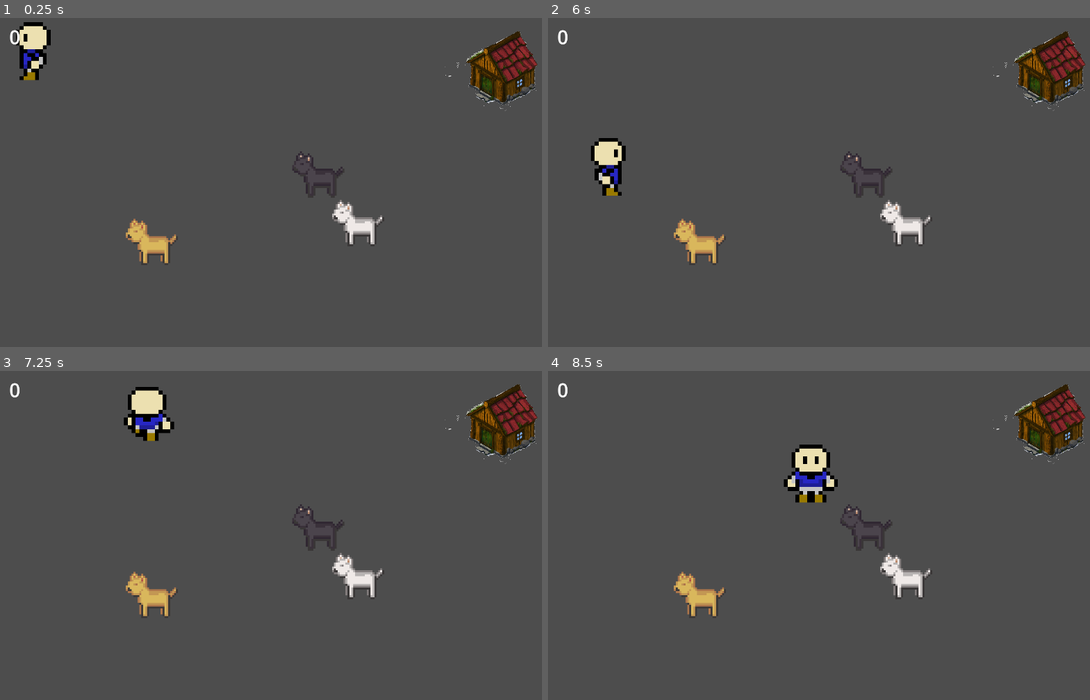
Above: before the commit, frames 1-4 (two rows, left to right).
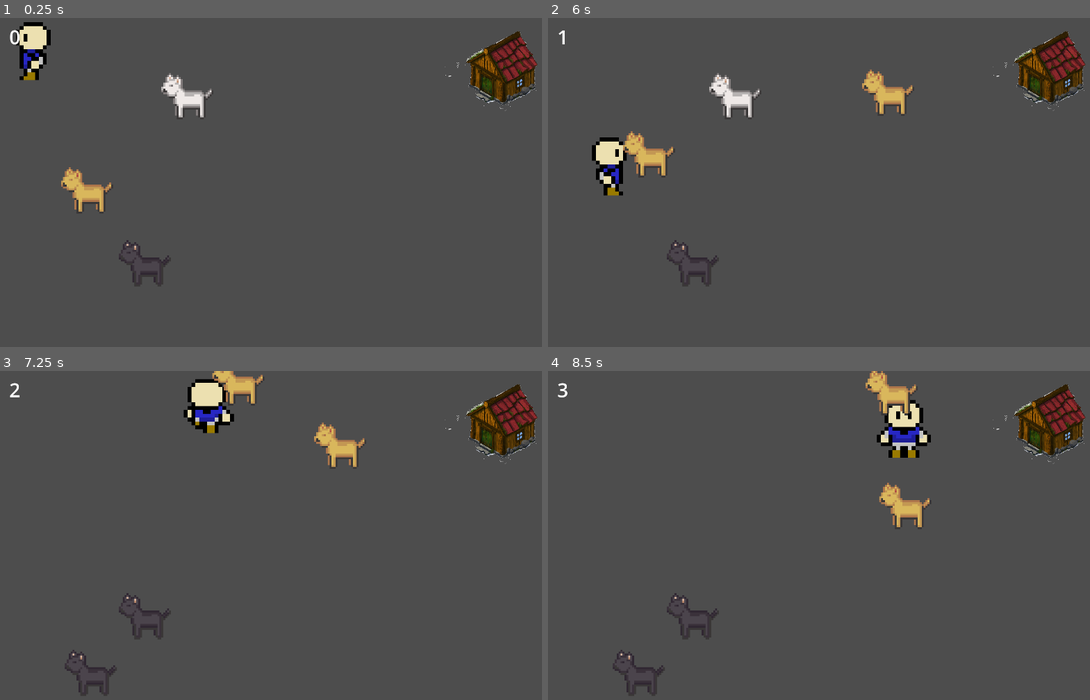
Above: after the commit, the same moments.

Repository: sygi/dog_game
Game: Godot game, scene res://root.tscn
Two runs of this game, one before a commit and one after it. Both use one fixed random seed, a clock stepped at 60 frames per second and the inputs below.
Inputs:
- Up to frame 1 (0.25 s): no input
- Up to frame 2 (6 s): tap Enter at 0.5 s; hold Right (right) 0.53-1.28 s; hold Down (down) 1.28-2.03 s; hold Right (right) 2.03-2.78 s; hold Up (up) 2.78-3.53 s; hold Left (left) 3.53-5.03 s; hold Down (down) 5.03-5.78 s; hold Right (right) from 5.78 s (still down)
- Up to frame 3 (7.25 s): release Right (right) at 6.53 s; hold Up (up) from 6.53 s (still down)
- Up to frame 4 (8.5 s): release Up (up) at 7.28 s; hold Right (right) 7.28-8.03 s; hold Down (down) from 8.03 s (still down)

The runs differ from the first frame. In frame 1, 2.7% of the frame differs, in the area x 11-71%, y 16-82%; in frame 2, 3.5%; in frame 3, 5.1%; in frame 4, 5.3%, in the area x 1-71%, y 0-99%.

Commit message:
Spawn more dogs once collected

Diff:
--- a/dog.gd
+++ b/dog.gd
@@ -6,6 +6,14 @@
 
 func _ready() -> void:
 	$AnimatedSprite2D.play("idle_" + breed)
+
+
+func sprite_size() -> Vector2:
+	var sprite_frames = $AnimatedSprite2D.sprite_frames
+	var texture       = sprite_frames.get_frame_texture("idle_black", 0)
+	var texture_size  = texture.get_size()
+	var as2d_size     = texture_size * $AnimatedSprite2D.get_scale()
+	return as2d_size
 
 
 func activate() -> void:
--- a/dog.tscn
+++ b/dog.tscn
@@ -55,7 +55,7 @@
 "speed": 5.0
 }]
 
-[node name="Node2D" type="Node2D" groups=["dogs"]]
+[node name="Dog" type="Node2D" groups=["dogs"]]
 script = ExtResource("1_4dp7p")
 
 [node name="AnimatedSprite2D" type="AnimatedSprite2D" parent="."]
--- a/dogs_manager.gd
+++ /dev/null
@@ -1,16 +0,0 @@
-extends Node2D
-
-@export var n_dogs: int = 3
-
-var dog_scene = preload("res://dog.tscn")
-
-func _ready() -> void:
-	for i in range(n_dogs):
-		var dog = dog_scene.instantiate()
-		dog.position = Vector2(randf_range(0, get_viewport().size.x), randf_range(0, get_viewport().size.y))
-		add_child(dog)
-
-
-# Called every frame. 'delta' is the elapsed time since the previous frame.
-func _process(delta: float) -> void:
-	pass
--- a/player.tscn
+++ b/player.tscn
@@ -178,7 +178,7 @@
 "speed": 5.0
 }]
 
-[node name="player" type="Node2D"]
+[node name="Player" type="Node2D"]
 script = ExtResource("1_nfbn3")
 
 [node name="AnimatedSprite2D" type="AnimatedSprite2D" parent="."]
--- /dev/null
+++ b/root.gd
@@ -0,0 +1,24 @@
+extends Node2D
+
+const MAX_DOGS_ON_SCREEN = 3
+
+var dog_scene = preload("res://dog.tscn")
+
+
+func fill_world_with_dogs():
+	var existing_dogs = $Dogs.get_child_count()
+	for i in range(MAX_DOGS_ON_SCREEN - existing_dogs):
+		var dog = dog_scene.instantiate()
+		var dog_size = dog.sprite_size()
+		dog.position = Vector2(
+			randf_range(0, get_viewport().size.x - dog_size.x),
+			randf_range(0, get_viewport().size.y - dog_size.y)
+		)
+		$Dogs.add_child(dog)
+
+func _ready() -> void:
+	fill_world_with_dogs()
+
+# Called every frame. 'delta' is the elapsed time since the previous frame.
+func _process(delta: float) -> void:
+	fill_world_with_dogs()
--- a/root.tscn
+++ b/root.tscn
@@ -1,22 +1,22 @@
 [gd_scene load_steps=5 format=3 uid="uid://bt6ykv1wpa2dv"]
 
+[ext_resource type="Script" path="res://root.gd" id="1_437ge"]
 [ext_resource type="PackedScene" uid="uid://8efwgxdpe0vr" path="res://player.tscn" id="1_gayhf"]
-[ext_resource type="Script" path="res://dogs_manager.gd" id="2_lrd6m"]
 [ext_resource type="PackedScene" uid="uid://bj8otl58obswd" path="res://house.tscn" id="3_k61eu"]
 
 [sub_resource type="Theme" id="Theme_58q5j"]
 default_font_size = 50
 
-[node name="root" type="Node2D"]
+[node name="Root" type="Node2D"]
+script = ExtResource("1_437ge")
 
-[node name="player" parent="." instance=ExtResource("1_gayhf")]
+[node name="Player" parent="." instance=ExtResource("1_gayhf")]
 
-[node name="background" type="Sprite2D" parent="."]
+[node name="Background" type="Sprite2D" parent="."]
 
-[node name="dogs" type="Node2D" parent="."]
-script = ExtResource("2_lrd6m")
+[node name="Dogs" type="Node2D" parent="."]
 
-[node name="house" parent="." instance=ExtResource("3_k61eu")]
+[node name="House" parent="." instance=ExtResource("3_k61eu")]
 position = Vector2(1147, 21)
 
 [node name="dog_counter" type="RichTextLabel" parent="."]
